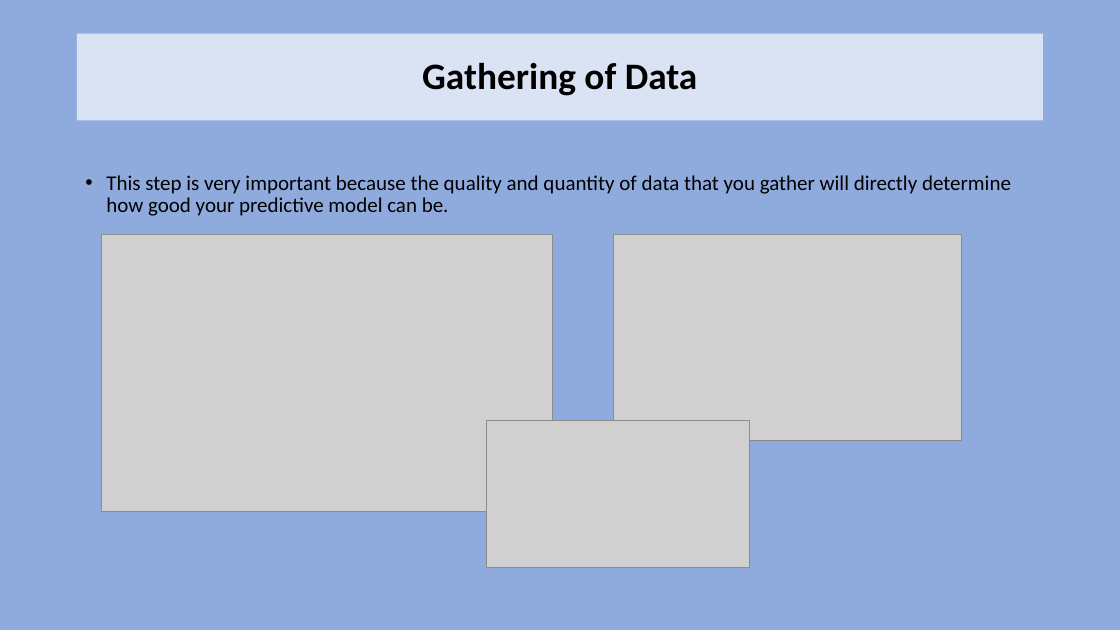
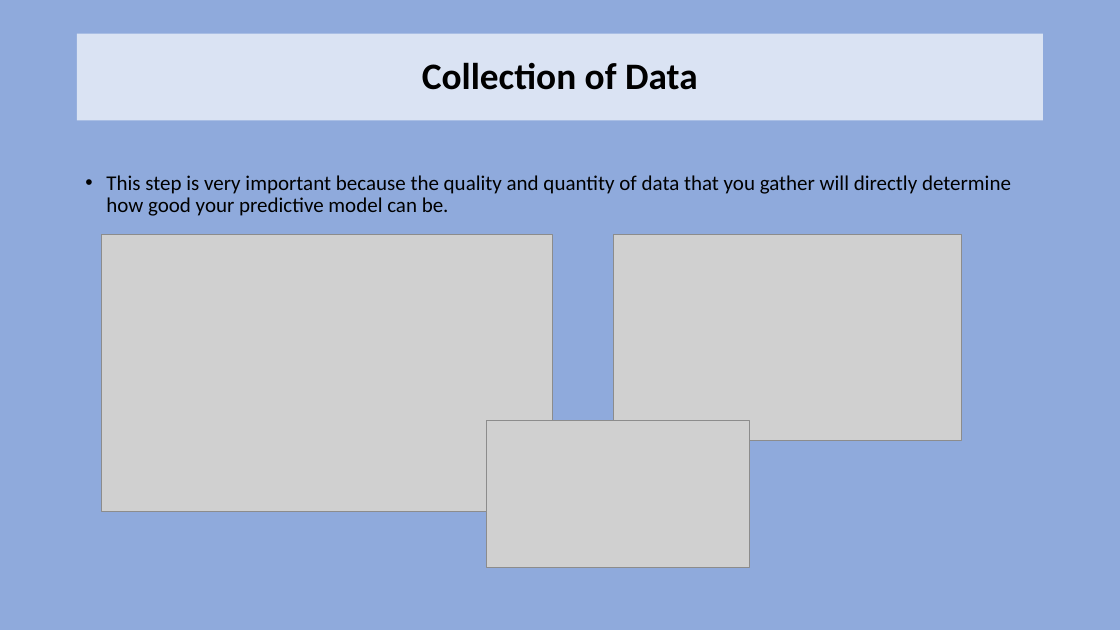
Before and after one commit to keplerlab/AI-Saturday, a slide deck: slide 4 of series2/week1/AI_Week1.pptx. Drawn at 1120x630 pixels with LibreOffice and Linux fonts; fonts in the diff are those of the drawing; grey boxes stand for pictures. Boxes give left, top, right and bottom in pixels: in the first picture for what was removed or moved away, otherwise in the second. Text is boxed around its words. In the diff, an @@ line names an element or a change of style, - is before the commit and + after.

```diff
--- a/series2/week1/AI_Week1.pptx
+++ b/series2/week1/AI_Week1.pptx
@@ title at (422,62,698,90): text changed @@
-Gathering of Data
+Collection of Data
```
Also in this commit, not shown: 2 other slides changed.
